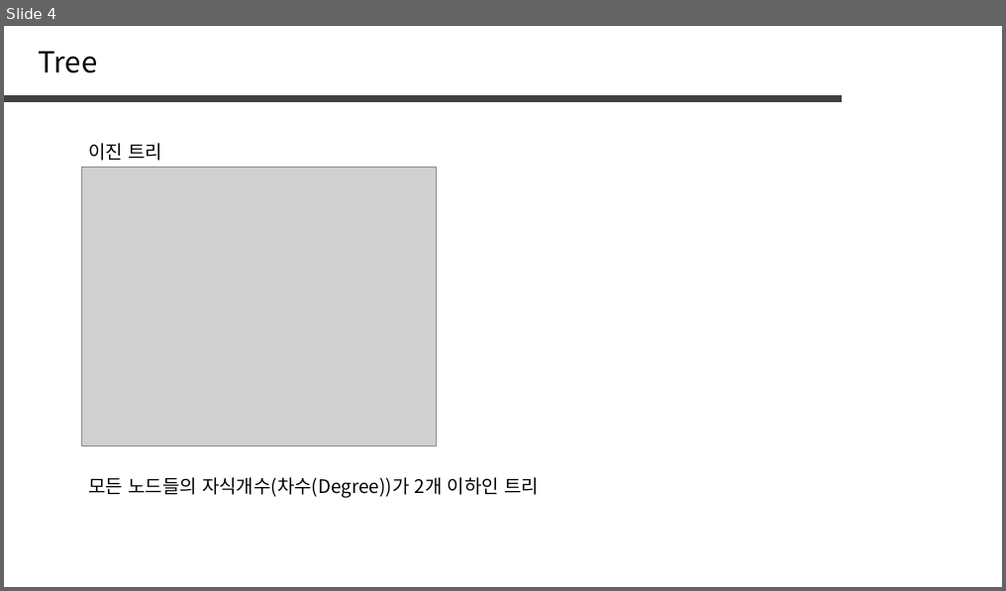
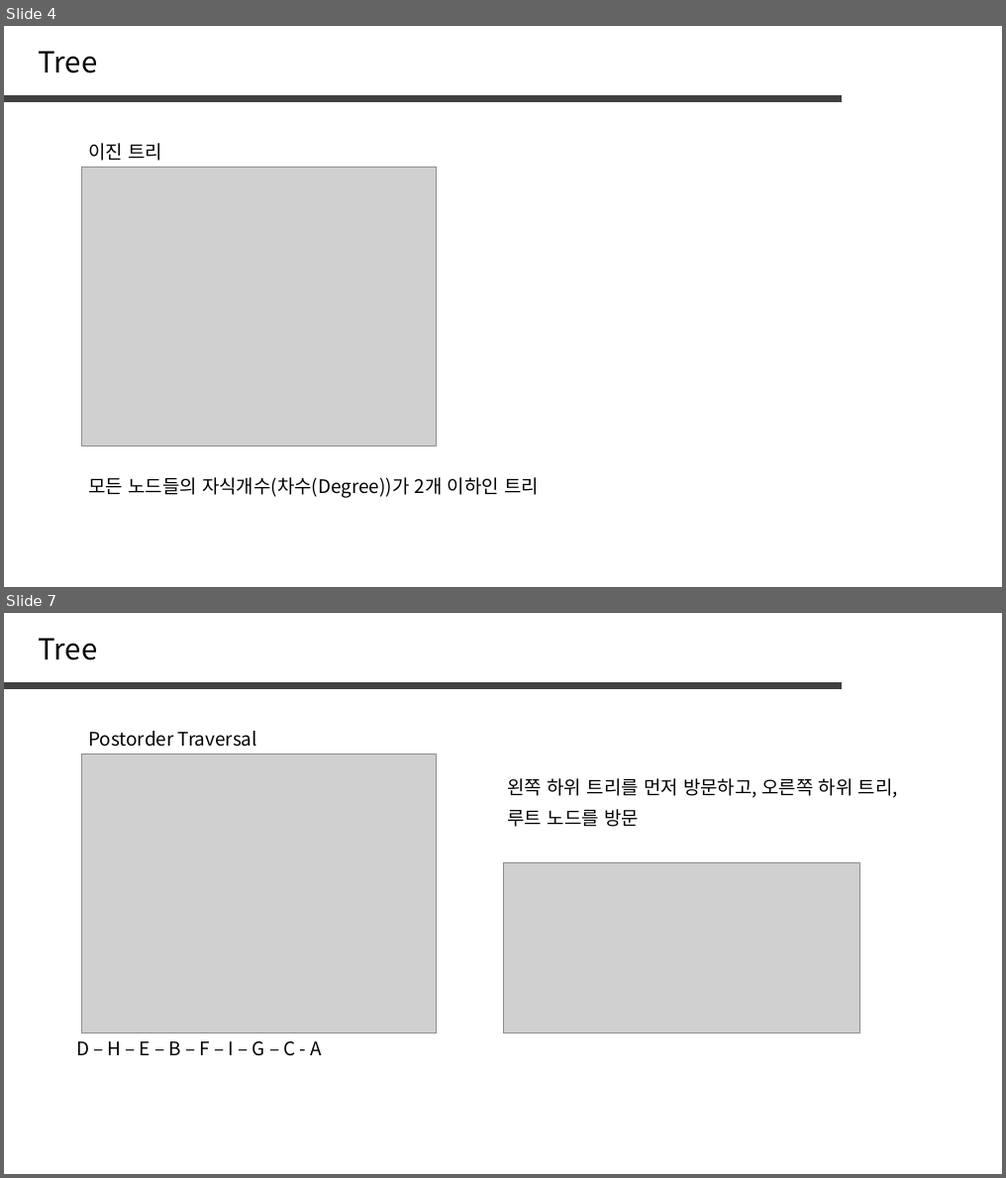
Before and after one commit to jaehoo1/PS-study, a slide deck: study/8_Tree, Graph.pptx. Shown one above the other, each under a label of ours: slide 4 before the commit, slides 4 and 7 after it; the slides between them are not shown. The pictures are 1006x591 and 1006x1178 pixels, drawn with LibreOffice and Linux fonts; fonts in the diff are those of the drawing; grey boxes stand for pictures. Boxes give left, top, right and bottom in pixels: in the first picture for what was removed or moved away, otherwise in the second. Text is boxed around its words. In the diff, an @@ line names an element or a change of style, - is before the commit and + after.

```diff
--- a/study/8_Tree, Graph.pptx
+++ b/study/8_Tree, Graph.pptx
@@ slide 7 added at bbox=[4, 613, 1002, 1174], background #FFFFFF @@
@@ text added at bbox=[39, 638, 98, 661], 28 pt, text #000000 @@
+Tree
@@ line added from (4, 685) to (843, 685), #404040 6 pt @@
@@ text added at bbox=[88, 731, 257, 747], 18 pt, text #000000 @@
+Postorder Traversal
@@ picture added at bbox=[81, 754, 436, 1033] @@
@@ text added at bbox=[508, 778, 898, 798], 18 pt, text #000000 @@
+왼쪽 하위 트리를 먼저 방문하고, 오른쪽 하위 트리,
@@ text added at bbox=[508, 809, 639, 827], 18 pt, text #000000 @@
+루트 노드를 방문
@@ picture added at bbox=[503, 863, 860, 1033] @@
@@ text added at bbox=[76, 1042, 322, 1057], 18 pt, text #000000 @@
+D – H – E – B – F – I – G – C - A
```
Also in this commit, not shown: 7 slides changed, 13 other slides added, 24 slides removed.
